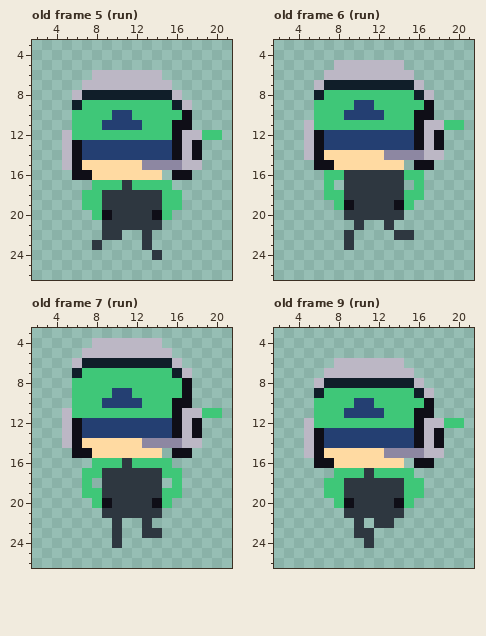
Pixel-art file, stored at art/hacker2.ase. Above: the version before the commit.
24x32 pixels, 12 frames. Shown: old frame 5 (run): x 2..21, y 3..26; old frame 6 (run): x 2..21, y 3..26; old frame 7 (run): x 2..21, y 3..26; old frame 9 (run): x 2..21, y 3..26. The commit also changed other frames, which this record leaves out.
The result:
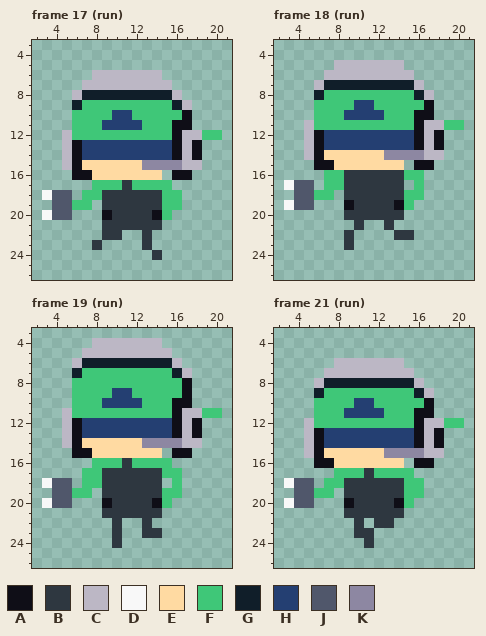
Palette (. is transparent): A #0f0e17  B #2e3740  C #bcb7c5  D #f8f8f8  E #ffdaa2  F #3fc778  G #101e29  H #243f72  J #50576b  K #8d87a2
A new or re-ordered frame is compared with the old frame closest to it.
The commit says: More glow! and tasers
Change:
frames 12 -> 24
layer "Taser" added
Frame 17 (run) is new; against old frame 5 (run), layers "Taser", "Layer 1":
y 18: x 3..5 ... -> DJJ
y 19: x 4..6 ... -> JJF; x 8 F -> .
y 20: x 3..5 ... -> DJJ; x 8 F -> .
Frame 18 (run) is new; against old frame 6 (run), layers "Taser", "Layer 1":
y 17: x 3..5 ... -> DJJ; x 8 . -> F
y 18: x 4..6 ... -> JJF; x 8 F -> .
y 19: x 3..5 ... -> DJJ; x 8 F -> .
Frame 19 (run) is new; against old frame 7 (run), layers "Taser", "Layer 1":
y 18: x 3..5 ... -> DJJ; x 8 . -> F
y 19: x 4..6 ... -> JJF; x 8 F -> .
y 20: x 3..5 ... -> DJJ; x 8 F -> .
Frame 21 (run) is new; against old frame 9 (run), layers "Taser", "Layer 1": the same change as frame 17 (run)
Changed places in both pictures, as pixel boxes (x1, y1, x2, y2):
changed: (42, 190, 102, 220)
changed: (284, 180, 344, 210)
changed: (42, 478, 102, 508)
changed: (284, 478, 344, 508)
